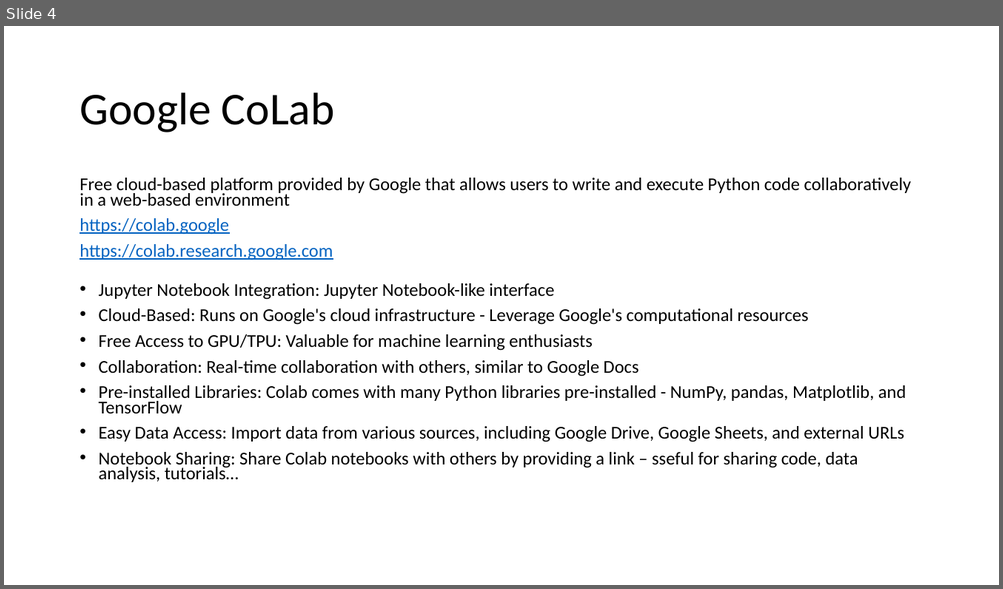
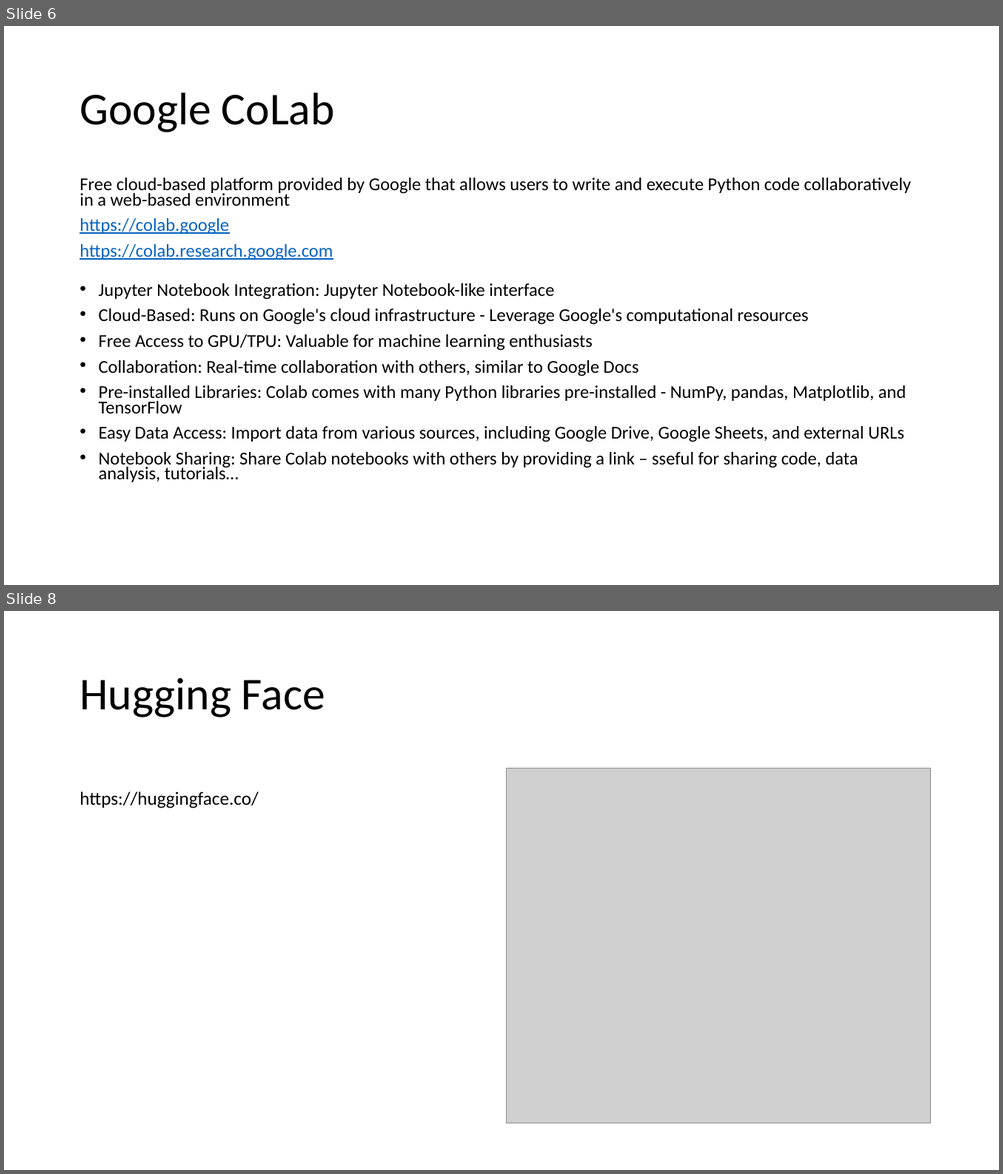
Before and after one commit to jjahanip/BIOF063, a slide deck: day_3/day_3.pptx. Shown one above the other, each under a label of ours: slide 4 before the commit, slides 6 and 8 after it; the slides between them are not shown. The pictures are 1003x589 and 1003x1174 pixels, drawn with LibreOffice and Linux fonts; fonts in the diff are those of the drawing; grey boxes stand for pictures. Boxes give left, top, right and bottom in pixels: in the first picture for what was removed or moved away, otherwise in the second. Text is boxed around its words. In the diff, an @@ line names an element or a change of style, - is before the commit and + after.

```diff
--- a/day_3/day_3.pptx
+++ b/day_3/day_3.pptx
@@ slide 8 added at (4,611,999,1170), background #FFFFFF @@
@@ title added at (79,678,325,718), 44 pt, text #000000 @@
+Hugging Face
@@ picture added at (506,769,930,1124) @@
@@ text added at (79,792,259,809), 18 pt, text #000000 @@
+https://huggingface.co/
@@ what was slide 4 is now slide 6 @@
```
Also in this commit, not shown: 3 slides changed, 2 other slides added, 2 slides removed, 9 other files.
